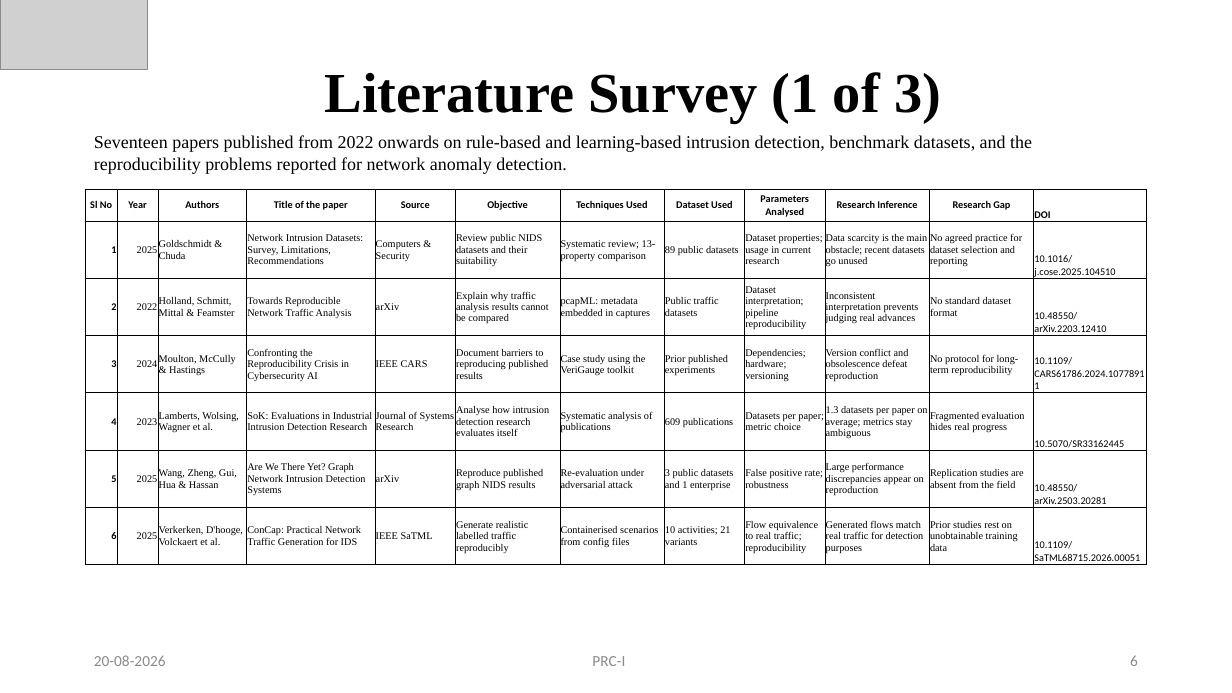
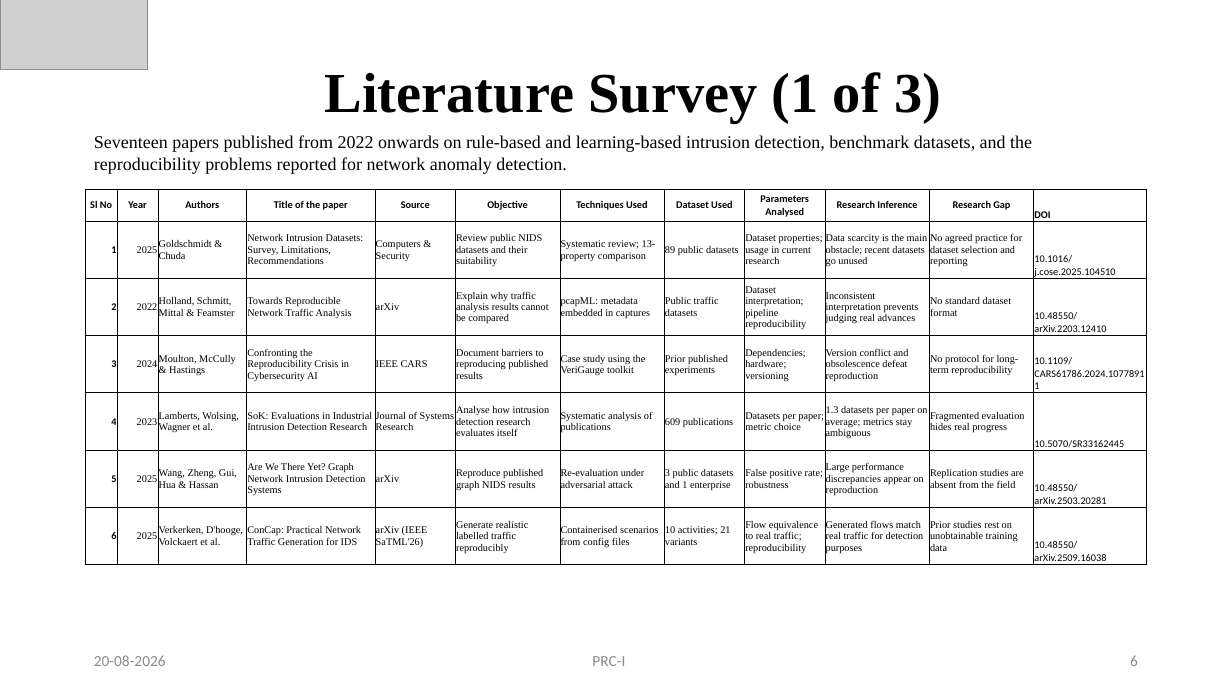
Before and after one commit to SYCOINFERNO/Network_Anomaly_Detection, a slide deck: slide 6 of Project_Network_Anomaly_Detection.pptx. Drawn at 1232x693 pixels with LibreOffice and Linux fonts; fonts in the diff are those of the drawing; grey boxes stand for pictures. Boxes give left, top, right and bottom in pixels: in the first picture for what was removed or moved away, otherwise in the second. Text is boxed around its words. In the diff, an @@ line names an element or a change of style, - is before the commit and + after.

```diff
--- a/Project_Network_Anomaly_Detection.pptx
+++ b/Project_Network_Anomaly_Detection.pptx
@@ table at <box>85,189,1147,569</box> @@
-row 7, column 5: IEEE SaTML
+row 7, column 5: arXiv (IEEE SaTML'26)
-row 7, column 12: 10.1109/SaTML68715.2026.00051
+row 7, column 12: 10.48550/arXiv.2509.16038
```
Also in this commit, not shown: 2 other files.
